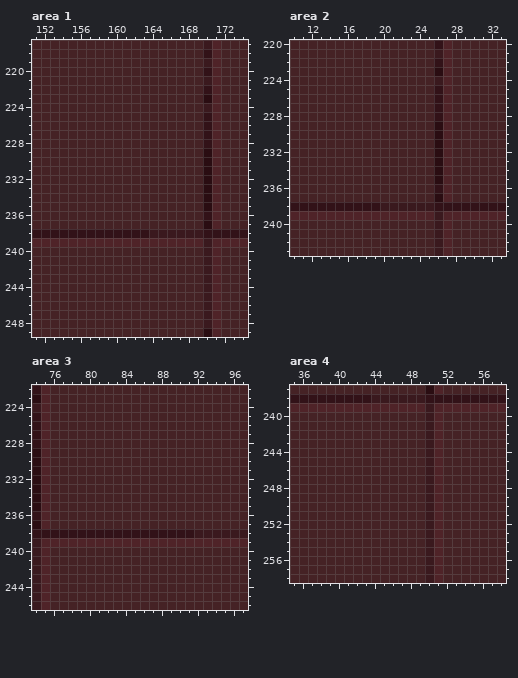
Pixel-art file, stored at aseprite/balcony_real.aseprite. That is the earlier state.
191x300 pixels, 1 frame. Colours within 5 levels of each other are drawn and written as one. Shown: area 1: x 151..174, y 217..249; area 2: x 10..33, y 220..243; area 3: x 74..97, y 222..246; area 4: x 35..58, y 237..258. The commit also changed other parts of the picture, which this record leaves out.
Now the later version:
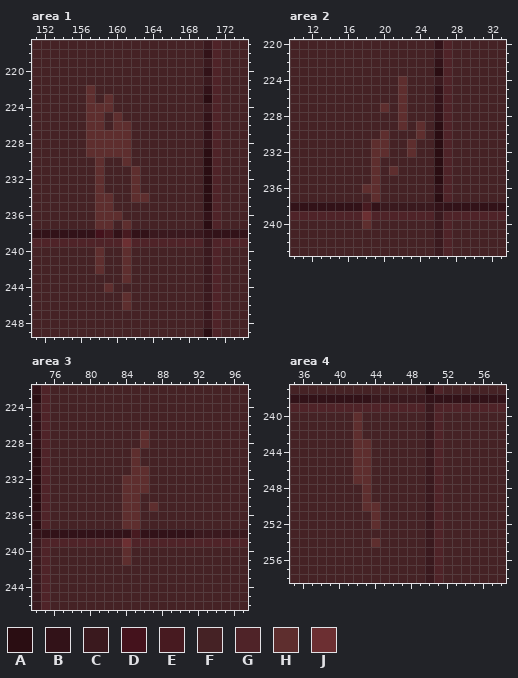
Palette (. is transparent): A #2a0d12  B #321218  C #3a191e  D #44121c  E #471a20  F #452225  G #4f2328  H #5e2e2e  J #6c2f32
Diff:
layer "Layer 4" overlay added
Changed rows in their new state; - is an unchanged pixel.
Area 1, layer "Layer 4":
first column x 157:
222 H------
223 H-H----
224 HHH----
225 HH-H---
226 HH-HH--
227 HHHHH--
228 HHHHH--
229 HHHHH--
230 -H--H--
231 -H---H-
232 -H---H-
233 -H---H-
234 -HH--HH
235 -HH----
236 -HHH---
237 -HH-H--
238 -DE-E--
239 ----J--
240 -H--H--
241 -H--H--
242 -H--H--
243 ----H--
244 --H----
245 ----H--
246 ----H--
Area 2, layer "Layer 4":
first column x 18:
224 ----H--
225 ----H--
226 ----H--
227 --H-H--
228 ----H--
229 ----H-H
230 --H---H
231 -HH--H-
232 -HH--H-
233 -H-----
234 -H-H---
235 -H-----
236 HH-----
237 -H-----
238 E------
239 J------
240 H------
Area 3, layer "Layer 4":
first column x 84:
227 --H-
228 --H-
229 -H--
230 -H--
231 -HH-
232 HHH-
233 HHH-
234 HH--
235 HH-H
236 HH--
237 HH--
238 -E--
239 J---
240 H---
241 H---
Area 4, layer "Layer 4":
first column x 42:
240 H--
241 H--
242 H--
243 HH-
244 HH-
245 HH-
246 HH-
247 HH-
248 -H-
249 -H-
250 -HH
251 --H
252 --H
254 --H
Where, in picture pixels (left, top, right, bottom), the same in both pictures:
changed: (86, 85, 149, 310)
changed: (362, 76, 425, 229)
changed: (122, 430, 158, 565)
changed: (353, 412, 380, 547)
